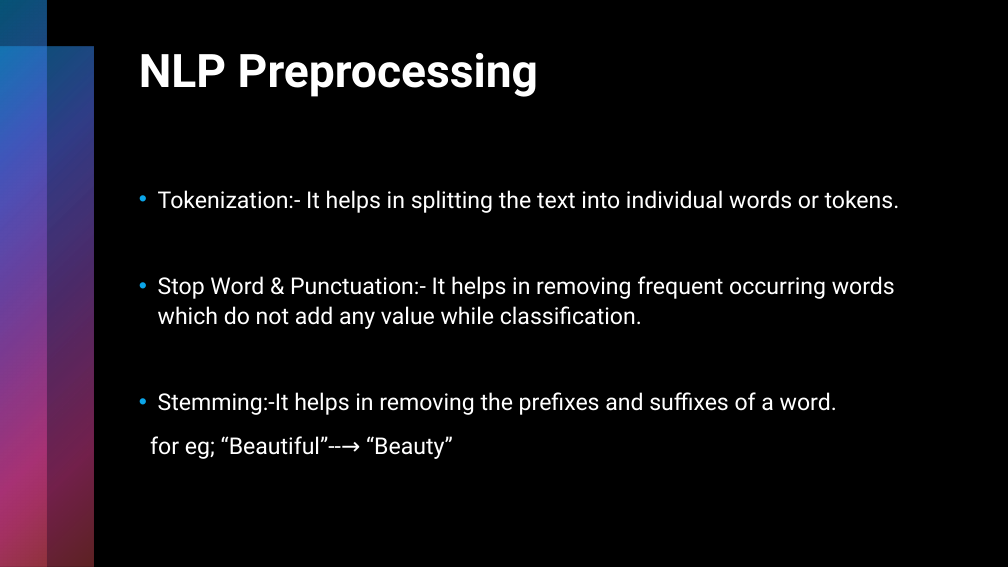
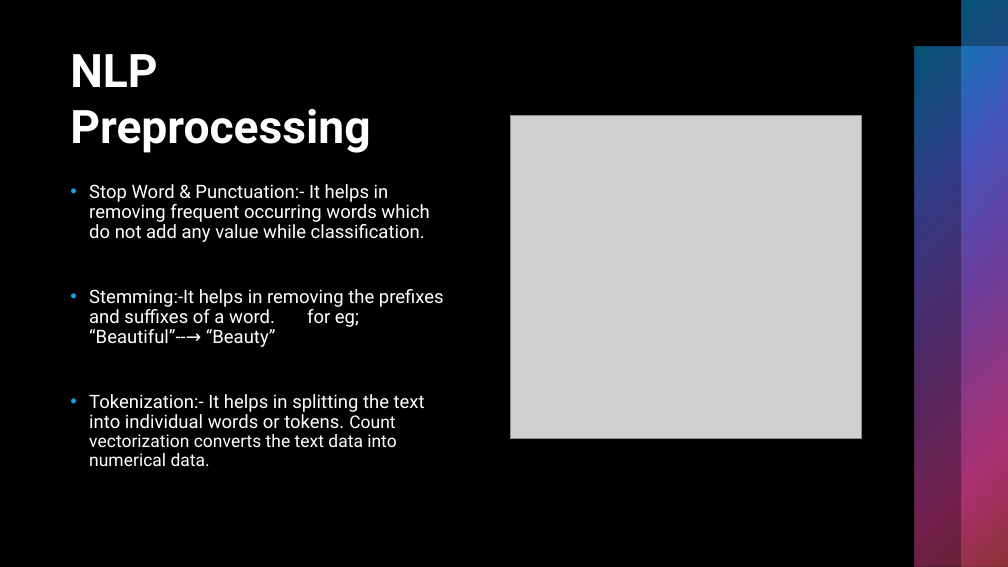
Before and after one commit to Shritej24c/drug_review_NLP, a slide deck: slide 19 of Plots/Drug Review presentation.pptx. Drawn at 1008x567 pixels with LibreOffice and Linux fonts; fonts in the diff are those of the drawing; grey boxes stand for pictures. Boxes give left, top, right and bottom in pixels: in the first picture for what was removed or moved away, otherwise in the second. Text is boxed around its words. In the diff, an @@ line names an element or a change of style, - is before the commit and + after.

Commit message:
changes to presentation

```diff
--- a/Plots/Drug Review presentation.pptx
+++ b/Plots/Drug Review presentation.pptx
@@ rectangle added at [0, 0, 1008, 567], fill #000000 @@
@@ rectangle added at [961, 0, 1008, 567], fill gradient #0BA5E8 to #5066E1 to #894EC0 to #E54196 to #BE4449 @@
@@ title "NLP Preprocessing" rewrapped from [139, 53, 538, 97] to [70, 54, 370, 153] @@
@@ rectangle added at [914, 47, 1008, 567], fill gradient #0BA5E8 to #5066E1 to #894EC0 to #E54196 to #BE4449 @@
@@ picture added at [510, 115, 861, 439] @@
@@ text "Stop Word & Punctuation:- It ...": place and size @@
-text "Stop Word & Punctuation:- It ..." at [150, 190, 900, 459]
+text "Stop Word & Punctuation:- It ..." at [89, 184, 444, 466]
@@ text at [89, 184, 429, 242]: size 22 to 17.6 pt in "Stop Word & Punctuation:- It helps in ..."; line spacing 1.1 to 0.9 @@
@@ text at [158, 190, 900, 213]: paragraph removed @@
-• Tokenization:- It helps in splitting the text into individual words or tokens.
@@ text at [89, 289, 444, 466]: text changed; size 22 to 17.6 pt @@
-• Stemming:-It helps in removing the prefixes and suffixes of a word.
-for eg; “Beautiful”--→ “Beauty”
+• Stemming:-It helps in removing the prefixes and suffixes of a word. for eg; “Beautiful”--→ “Beauty”
+• Tokenization:- It helps in splitting the text into individual words or tokens. Count vectorization converts the text data into numerical data.
```
Also in this commit, not shown: 6 other slides changed, 3 slides added, 2 slides removed, 3 other files.
